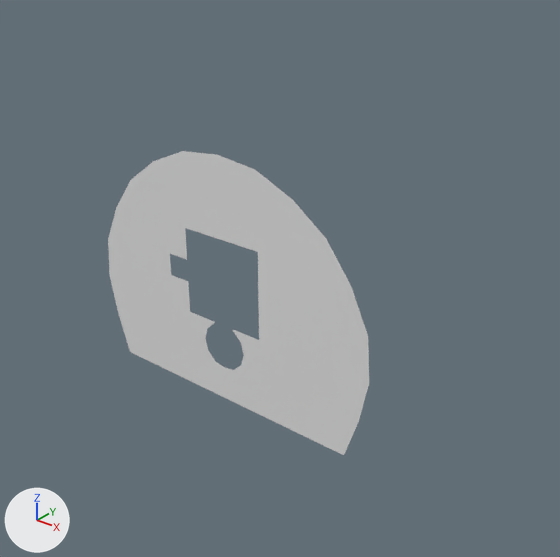
What one commit did to the FBX model Assets/Eileen/wall_A_a.fbx.
Rendered twice from a 50 mm camera at (1.47, -1.56, 1.06) aimed at (0.18, 0.06, 0.05). Arrows for +X, +Y and +Z are at lower left; the lights stay in place. Where no turn or scale is listed for an object, it has been applied to the vertices.

Names of what the first picture shows: 'wall_A_a'.
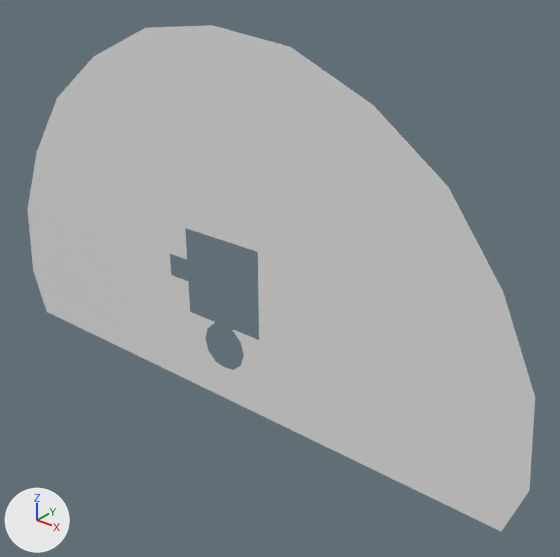
Commit message: 更新 wall A B cube

The change, as a diff of the scene's bpy script:
```diff
--- a/Assets/Eileen/wall_A_a.fbx.py
+++ b/Assets/Eileen/wall_A_a.fbx.py
@@ me_mesh @@
 me_mesh.from_pydata(...)  # 79 vertices, 50 faces; spans x -0.542..0.542, y 0.0, z -0.414..0.414
 # used by ob_wall_a_a; location = (0.0, 0.0, 0.0)
 # verts and faces of me_mesh; kept vertices keep their numbers, new ones are numbered from 79
 # before: 28 (-0.469, 0.0, -0.414) at pixel (130, 352), 29 (-0.514, 0.0, -0.272) at pixel (118, 313), 30 (-0.542, 0.0, -0.128) at pixel (109, 275), 31 (-0.529, 0.0, 0.014) at pixel (108, 239), 32 (-0.469, 0.0, 0.143) at pixel (116, 207)
 # before: 36 (-0.384, 0.0, 0.258) at pixel (130, 179), 44 (-0.271, 0.0, 0.342) at pixel (153, 161), 46 (0.514, 0.0, -0.272) at pixel (358, 421), 47 (0.469, 0.0, -0.414) at pixel (343, 455), 48 (-0.139, 0.0, 0.399) at pixel (182, 151)
 # before: 54 (0.542, 0.0, -0.128) at pixel (369, 382), 55 (0.0, 0.0, 0.414) at pixel (217, 154), 56 (0.529, 0.0, 0.014) at pixel (368, 335), 58 (0.139, 0.0, 0.399) at pixel (254, 169), 59 (0.469, 0.0, 0.143) at pixel (351, 286)
 # before: 61 (0.271, 0.0, 0.342) at pixel (292, 199), 62 (0.384, 0.0, 0.258) at pixel (326, 238)
+# me_mesh part 1
+verts[79] = (-0.964, 0.0, -0.415)  # pixel (46, 311)
+verts[80] = (-1.016, 0.0, -0.25)  # pixel (33, 271)
+verts[81] = (-0.992, 0.0, 0.016)  # pixel (27, 209)
+verts[82] = (-0.88, 0.0, 0.258)  # pixel (36, 152)
+verts[83] = (-0.719, 0.0, 0.473)  # pixel (57, 97)
+verts[84] = (-0.508, 0.0, 0.63)  # pixel (93, 56)
+verts[85] = (0.964, 0.0, -0.415)  # pixel (501, 531)
+verts[86] = (-0.261, 0.0, 0.737)  # pixel (145, 27)
+verts[87] = (1.016, 0.0, -0.25)  # pixel (529, 490)
+verts[88] = (0.0, 0.0, 0.766)  # pixel (212, 25)
+verts[89] = (0.992, 0.0, 0.016)  # pixel (535, 397)
+verts[90] = (0.261, 0.0, 0.737)  # pixel (290, 46)
+verts[91] = (0.88, 0.0, 0.258)  # pixel (503, 291)
+verts[92] = (0.508, 0.0, 0.63)  # pixel (373, 105)
+verts[93] = (0.719, 0.0, 0.473)  # pixel (448, 187)
+faces += [(28, 29, 79), (29, 30, 80, 79), (30, 31, 81, 80), (31, 32, 82, 81), (32, 36, 83, 82), (36, 44, 84, 83)]
+faces += [(46, 47, 85), (44, 48, 86, 84), (46, 85, 87, 54), (48, 55, 88, 86), (54, 87, 89, 56), (55, 58, 90, 88)]
+faces += [(56, 89, 91, 59), (58, 61, 92, 90), (59, 91, 93, 62), (61, 62, 93, 92)]
 me_mesh.materials.append(mat_wall_mt)
```

Changed parts and their boxes [x1, y1, x2, y2] in the pictures (560 x 557 px):
'wall_A_a', reshaped (94% wider, 67% taller): before [108, 151, 369, 455]; after [28, 25, 535, 532]
part 1 of me_mesh, added: after [28, 25, 535, 532]
